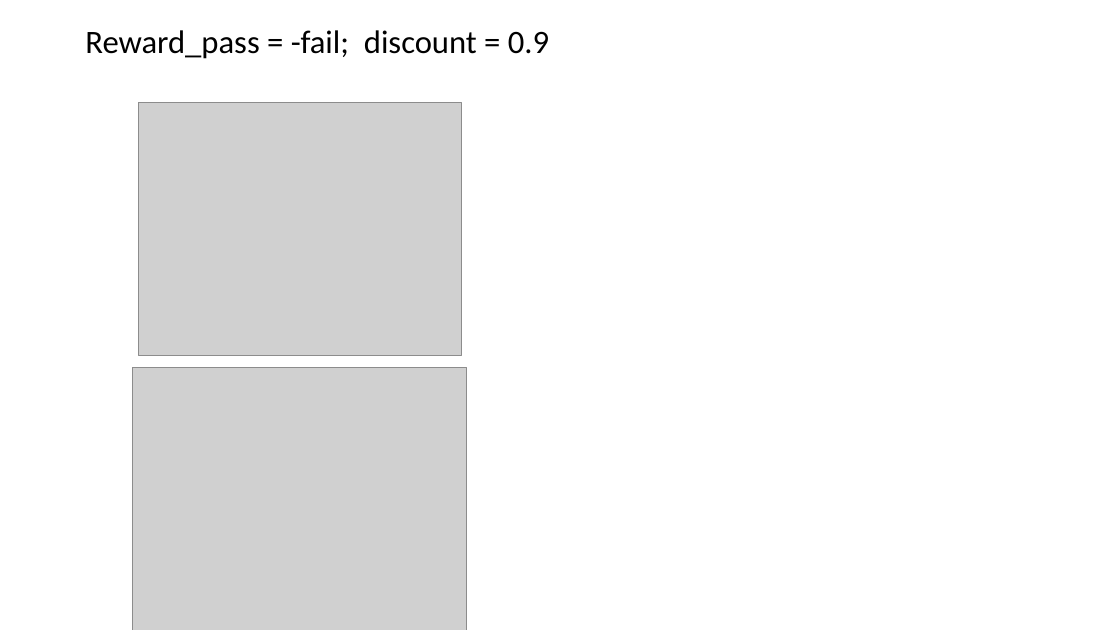
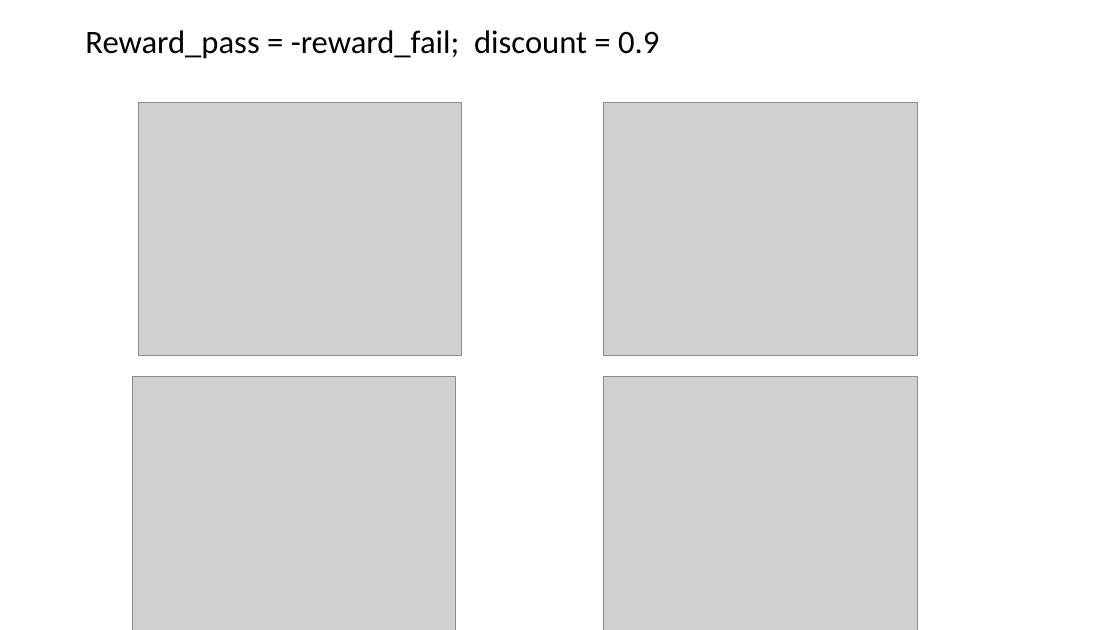
Before and after one commit to awebb-nz/procrastination_code, a slide deck: slide 11 of results and plots/Presentation1.pptx. Drawn at 1120x630 pixels with LibreOffice and Linux fonts; fonts in the diff are those of the drawing; grey boxes stand for pictures. Boxes give left, top, right and bottom in pixels: in the first picture for what was removed or moved away, otherwise in the second. Text is boxed around its words. In the diff, an @@ line names an element or a change of style, - is before the commit and + after.

```diff
--- a/results and plots/Presentation1.pptx
+++ b/results and plots/Presentation1.pptx
@@ text at (85, 30, 659, 59): text changed @@
-Reward_pass = -fail; discount = 0.9
+Reward_pass = -reward_fail; discount = 0.9
@@ picture added at (604, 103, 918, 356) @@
@@ picture: place and size @@
-picture at (133, 367, 467, 630)
+picture at (133, 376, 455, 630)
@@ picture added at (604, 376, 918, 630) @@
```
Also in this commit, not shown: 1 other file.
